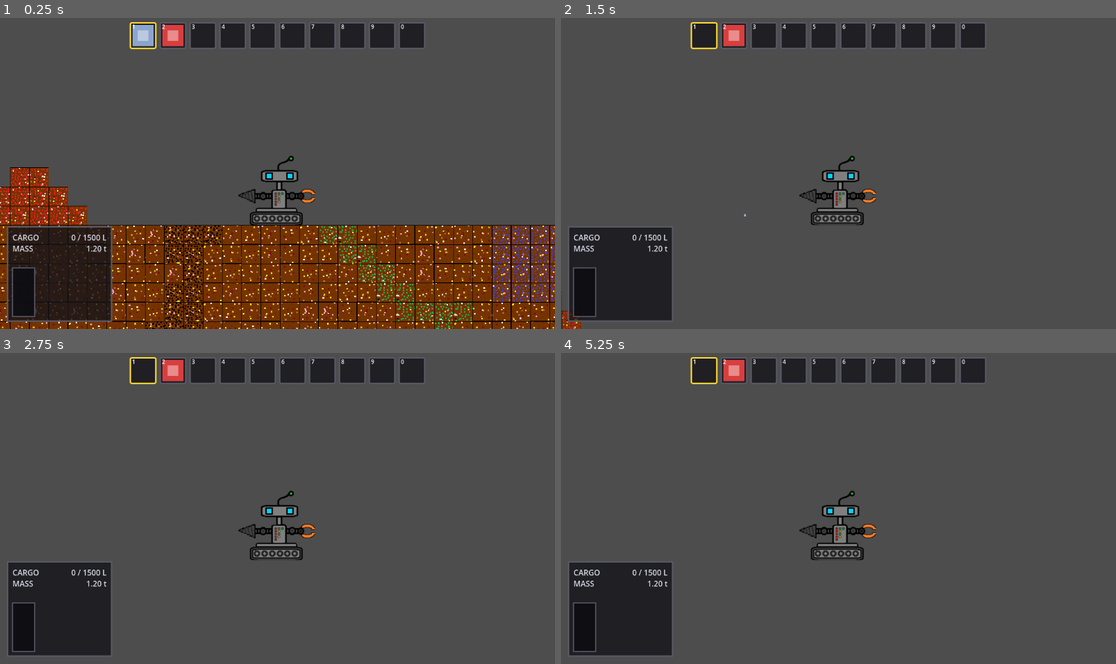
Above: before the commit, frames 1-4 (two rows, left to right).
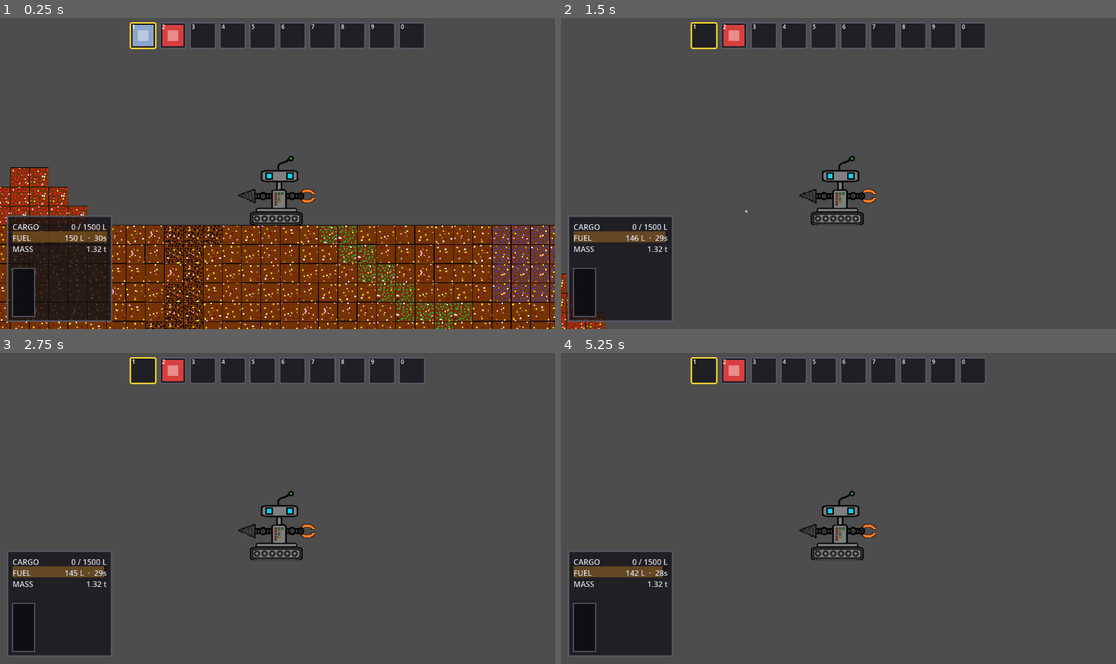
Above: after the commit, the same moments.

Repository: coolguyalex/VonNeumann
Game: Godot game, scene res://scenes/world.tscn
Same seed, same stepped clock (60 frames per second), same inputs: the game is played once before the commit and once after it.
Inputs (mouse positions are in pixels of both pictures, inside the frame that each line leads up to):
- Up to frame 1 (0.25 s): no input
- Up to frame 2 (1.5 s): tap Enter at 0.5 s; move the mouse to (960, 157) at 0.52 s; hold W (move_up) 0.53-1.28 s; hold D (move_right) from 0.53 s (still down); move the mouse to (727, 189) at 1.27 s; tap Q (throw_item) at 1.35 s
- Up to frame 3 (2.75 s): tap W (move_up) at 1.52, 1.55, 1.82, 2.3 s; tap Space (use_item) at 2 s; move the mouse to (333, 440) at 2.02 s; release D (move_right) at 2.03 s; hold A (move_left) from 2.03 s (still down); hold Space (use_item) from 2.03 s (still down)
- Up to frame 4 (5.25 s): tap Enter at 2.75, 4.25 s; move the mouse to (810, 570) at 2.77 s; release A (move_left) at 2.78 s; release Space (use_item) at 2.78 s; hold D (move_right) 2.78-4.28 s; tap W (move_up) at 2.85, 3.02, 3.32, 3.77, 3.8, 4.07, 4.52, 4.55, 4.82 s; tap Space (use_item) at 3.5, 4.35, 5 s; move the mouse to (1005, 555) at 3.52 s; hold Q (throw_item) 3.53-4.28 s; move the mouse to (672, 461) at 4.27 s; hold A (move_left) 4.28-5.03 s; move the mouse to (866, 508) at 5.02 s; hold D (move_right) from 5.03 s (still down); hold W (move_up) from 5.03 s (still down)

The runs differ from the first frame. In frame 1, 1.4% of the frame differs, in the area x 1-21%, y 63-81%; in frame 2, 1.7%, in the area x 0-34%, y 61-100%; in frame 3, 1.4%; in frame 4, 1.4%.

Commit message:
Jetpack burns real propellant
The jetpack is a rocket, not a fan: there is no air to push against on
a thin-atmosphere world, so it carries reaction mass. That one fact is
what makes the tank interesting rather than just another meter.

  - propellant has density and weight, and counts toward total mass, so
    a full tank is worst at liftoff and the machine gets lighter the
    longer it flies. That falls out of the arithmetic already there; it
    is not special-cased anywhere.
  - burn rate is thrust / (Isp x standard gravity), so a bigger thruster
    drinks proportionally more. At Tier 0 the tank is ~30 seconds of
    continuous full thrust: fine for hops, useless as travel.
  - no fuel means no thrust at all, and you fall.
  - holding the button while too heavy to lift still burns propellant.
    The thruster does not know it is not working, and the meter has
    already told you.
  - the HUD's FUEL row doubles as its own gauge, with the tank level
    drawn behind the text, so it costs no extra panel height.

Isp is defined against Earth's 9.80665 regardless of what planet the
engine is firing on, hence Units.STANDARD_GRAVITY alongside GRAVITY_MS2.

Co-Authored-By: Claude Opus 5 <noreply@anthropic.com>

Diff:
--- a/probe_colony/scripts/cargo_meter.gd
+++ b/probe_colony/scripts/cargo_meter.gd
@@ -18,7 +18,7 @@
 ## Whole widget, in pixels. The legend draws one line per material held and
 ## quietly stops at the bottom edge, so make this taller if you add enough ores
 ## to run out of room.
-@export var panel_size: Vector2 = Vector2(216.0, 196.0)
+@export var panel_size: Vector2 = Vector2(216.0, 218.0)
 @export var screen_margin: float = 16.0   # gap from the bottom-left corner
 @export var padding: float = 10.0         # gap between panel edge and contents
 @export var tank_width: float = 46.0
@@ -49,6 +49,11 @@
 ## material id -> the amount currently being DRAWN, which lags behind the real
 ## amount in _cargo while the pour animation catches up.
 var _shown: Dictionary = {}
+
+# Last drawn mass and fuel, so we can notice when they move. Unlike the hold,
+# these are not behind a `changed` signal -- they are read off the rover.
+var _shown_mass: float = -1.0
+var _shown_fuel: float = -1.0
 
 
 ## Call once (the player does this) to attach this meter to a cargo hold.
@@ -132,6 +137,17 @@
 		else:
 			_shown[material_id] = drained
 
+	# Fuel and mass change without the hold changing -- burning propellant alters
+	# both every frame you hold the thruster -- so the pour animation alone is
+	# not enough to keep the readouts honest.
+	if _rover != null:
+		var mass: float = _rover.total_mass()
+		var fuel: float = _rover.fuel
+		if not is_equal_approx(mass, _shown_mass) or not is_equal_approx(fuel, _shown_fuel):
+			_shown_mass = mass
+			_shown_fuel = fuel
+			changed = true
+
 	if changed:
 		_canvas.queue_redraw()
 
@@ -162,23 +178,54 @@
 		"%d / %d L" % [roundi(_cargo.total()), roundi(_cargo.capacity)], text_color)
 
 	if _rover != null:
+		# FUEL first, and the row is its own gauge: a bar filled to the tank's
+		# level is drawn behind the text, so the number and the glance-value sit
+		# in the same place without costing another line of panel.
+		var fuel_fraction: float = clampf(_rover.fuel / _rover.fuel_capacity, 0.0, 1.0)
+		var dry: bool = _rover.fuel <= 0.0
+		_draw_gauge_background(baseline + line_height, line_height, fuel_fraction)
+		_draw_row(font, font_size, baseline + line_height, "FUEL",
+			"%d L  ·  %ds" % [roundi(_rover.fuel), roundi(_rover.fuel_seconds())],
+			warning_color if dry else text_color)
+
 		# Volume is what stops you loading more; mass is what stops you flying.
 		# They are different limits, so they get separate lines.
 		var grounded: bool = not _rover.can_lift()
 		var mass_color: Color = warning_color if grounded else text_color
-		_draw_row(font, font_size, baseline + line_height, "MASS",
+		_draw_row(font, font_size, baseline + line_height * 2.0, "MASS",
 			Units.mass_text(_rover.total_mass()), mass_color)
 
-		if grounded:
-			_canvas.draw_string(font, Vector2(padding, baseline + line_height * 2.0),
-				"TOO HEAVY TO LIFT", HORIZONTAL_ALIGNMENT_CENTER,
+		# One warning slot. Being out of fuel is the more urgent of the two,
+		# because dumping cargo cannot fix it.
+		var warning := ""
+		if dry:
+			warning = "OUT OF FUEL"
+		elif grounded:
+			warning = "TOO HEAVY TO LIFT"
+		if warning != "":
+			_canvas.draw_string(font, Vector2(padding, baseline + line_height * 3.0),
+				warning, HORIZONTAL_ALIGNMENT_CENTER,
 				_canvas.size.x - padding * 2.0, font_size, warning_color)
 
 	# The tank sits under the header block and runs to the bottom of the panel.
-	var top: float = padding + line_height * 3.0 + 6.0
+	var top: float = padding + line_height * 4.0 + 6.0
 	var tank := Rect2(padding, top, tank_width, _canvas.size.y - top - padding)
 	_draw_tank(tank, frame_color)
 	_draw_legend(Vector2(tank.end.x + legend_gap, top), font, font_size)
+
+
+# A dim bar filling part of a header row's width, drawn behind its text so the
+# row reads as a gauge as well as a number.
+func _draw_gauge_background(baseline: float, line_height: float, fraction: float) -> void:
+	var top: float = baseline - line_height + 3.0
+	var full_width: float = _canvas.size.x - padding * 2.0
+	var box := Rect2(padding, top, full_width, line_height)
+
+	_canvas.draw_rect(box, Color(0.0, 0.0, 0.0, 0.25))
+	if fraction > 0.0:
+		var fill: Color = MaterialTable.color(MaterialTable.PROPELLANT)
+		fill.a = 0.35
+		_canvas.draw_rect(Rect2(box.position, Vector2(full_width * fraction, box.size.y)), fill)
 
 
 # One header line: a label on the left, a value on the right, same baseline.
--- a/probe_colony/scripts/material_table.gd
+++ b/probe_colony/scripts/material_table.gd
@@ -13,6 +13,12 @@
 
 ## The worthless bulk that every rock is mostly made of.
 const REGOLITH := "regolith"
+
+## Jetpack propellant. It is not dug up -- it is manufactured, and it lives in
+## its own tank rather than the cargo hold -- but it is listed here with the
+## rest so that its density and colour come from the same place as everything
+## else, and so a future refinery can produce it as an ordinary material.
+const PROPELLANT := "propellant"
 
 ## tile drop_item_id -> { material id : share of the rock, 0.0 to 1.0 }.
 ## Only the ore shares are listed: whatever is left over is regolith, so these
@@ -39,6 +45,7 @@
 	"malachite": 4.0,
 	"hematite": 5.3,
 	"cobaltite": 6.3,
+	"propellant": 0.83,  # methalox at its usual mixture ratio: light, but not free
 }
 
 ## Density for a material this table has never heard of: assume light rubble.
@@ -51,6 +58,7 @@
 	"hematite": Color(0.68, 0.26, 0.21),
 	"cobaltite": Color(0.38, 0.48, 0.78),
 	"graphite": Color(0.38, 0.38, 0.42),
+	"propellant": Color(0.95, 0.62, 0.20),
 }
 
 ## Colour for a material this table has never heard of.
--- a/probe_colony/scripts/player.gd
+++ b/probe_colony/scripts/player.gd
@@ -63,6 +63,20 @@
 ## Climb rate cap, metres/second, so an empty rover doesn't rocket off-screen.
 @export var jetpack_max_climb: float = 8.0
 
+## Specific impulse, in seconds: how efficiently the thruster turns propellant
+## into thrust. 330 is about right for methalox. Burn rate is thrust divided by
+## (Isp x standard gravity), so a bigger thruster drinks proportionally more.
+@export var jetpack_isp: float = 330.0
+
+## How much propellant the tank holds, in litres. At Tier 0 this is about 30
+## seconds of continuous full thrust -- plenty for hops, nowhere near enough to
+## treat flying as free travel.
+@export var fuel_capacity: float = 150.0
+
+## Propellant on board, in litres. Starts full; there is no way to make more
+## yet, so for now this is a one-way resource.
+var fuel: float = 0.0
+
 # --- Magnet (pulls nearby drops toward you while it is active) ---------------
 # The pull on a drop is:  magnet_strength * (1/d^2 - 1/magnet_range^2)
 # where d is its distance from you in pixels. It fades to exactly zero at
@@ -116,6 +130,7 @@
 	# The hold's size is an Inspector setting on us, so hand it over before
 	# anything can start filling it.
 	cargo.capacity = cargo_capacity
+	fuel = fuel_capacity
 
 	# Connect the two on-screen displays and the drill to us.
 	_hotbar.setup(inventory)
@@ -151,9 +166,15 @@
 # the weight, the sum simply comes out downward and you stay on the floor.
 func _apply_vertical(delta: float, mass: float) -> void:
 	var thrust_accel := 0.0
-	if Input.is_action_pressed("move_up"):
+	if Input.is_action_pressed("move_up") and fuel > 0.0:
 		# force / mass is an acceleration in m/s²; convert once to pixels.
 		thrust_accel = Units.accel_to_px(jetpack_thrust / mass)
+
+		# Burn propellant. Note this happens even when you are too heavy to
+		# actually leave the ground: the thruster does not know that, and the
+		# meter has already warned you. Holding the button in a hole you cannot
+		# climb out of really does waste the tank.
+		fuel = maxf(fuel - fuel_burn_rate() * delta, 0.0)
 
 	# Positive = still falling on balance, negative = climbing.
 	var net: float = Units.GRAVITY_PX - thrust_accel
@@ -256,9 +277,30 @@
 # Mass
 # ---------------------------------------------------------------------------
 
-## What this machine weighs right now, in kilograms: itself plus its load.
+## What this machine weighs right now, in kilograms: itself, its propellant and
+## its load. Propellant counts, which is why a full tank is worst at liftoff and
+## the machine gets lighter the longer it flies -- exactly like a real rocket,
+## and it falls out of the arithmetic rather than being special-cased.
 func total_mass() -> float:
-	return dry_mass + cargo.mass()
+	return dry_mass + fuel_mass() + cargo.mass()
+
+
+## What the propellant aboard weighs, in kilograms.
+func fuel_mass() -> float:
+	return fuel * MaterialTable.density(MaterialTable.PROPELLANT)
+
+
+## Propellant used per second at full thrust, in LITRES (the tank's unit).
+## Thrust / (Isp x g0) gives kilograms per second; dividing by density gives
+## litres. A thirstier or more powerful thruster empties the tank faster.
+func fuel_burn_rate() -> float:
+	var kg_per_sec: float = jetpack_thrust / (jetpack_isp * Units.STANDARD_GRAVITY)
+	return kg_per_sec / MaterialTable.density(MaterialTable.PROPELLANT)
+
+
+## Seconds of continuous full thrust left in the tank.
+func fuel_seconds() -> float:
+	return fuel / fuel_burn_rate()
 
 
 ## Can the jetpack beat our own weight at the moment? The movement code doesn't
--- a/probe_colony/scripts/units.gd
+++ b/probe_colony/scripts/units.gd
@@ -29,6 +29,11 @@
 ## The same gravity in pixels/s², which is what the movement code actually uses.
 const GRAVITY_PX := GRAVITY_MS2 * PIXELS_PER_METER
 
+## Standard gravity, m/s². NOT this planet's gravity: specific impulse is
+## defined against Earth's 9.80665 wherever the engine happens to be firing,
+## so this is the number that converts a jetpack's Isp into a fuel burn rate.
+const STANDARD_GRAVITY := 9.80665
+
 
 ## Metres -> pixels. Use for distances and speeds read from the Inspector.
 static func m_to_px(meters: float) -> float:
